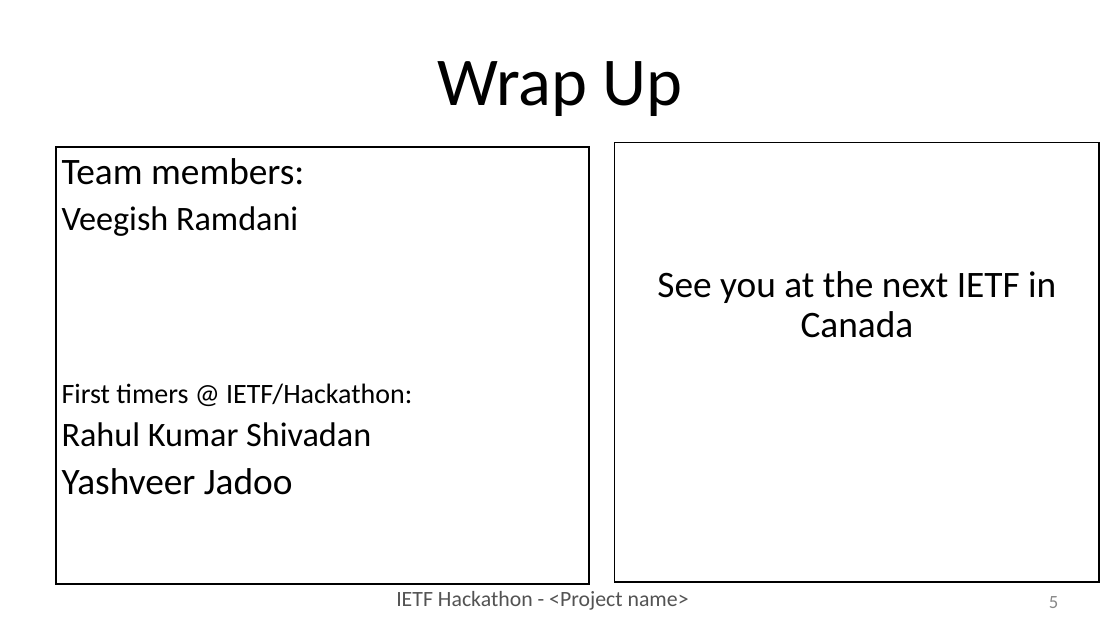
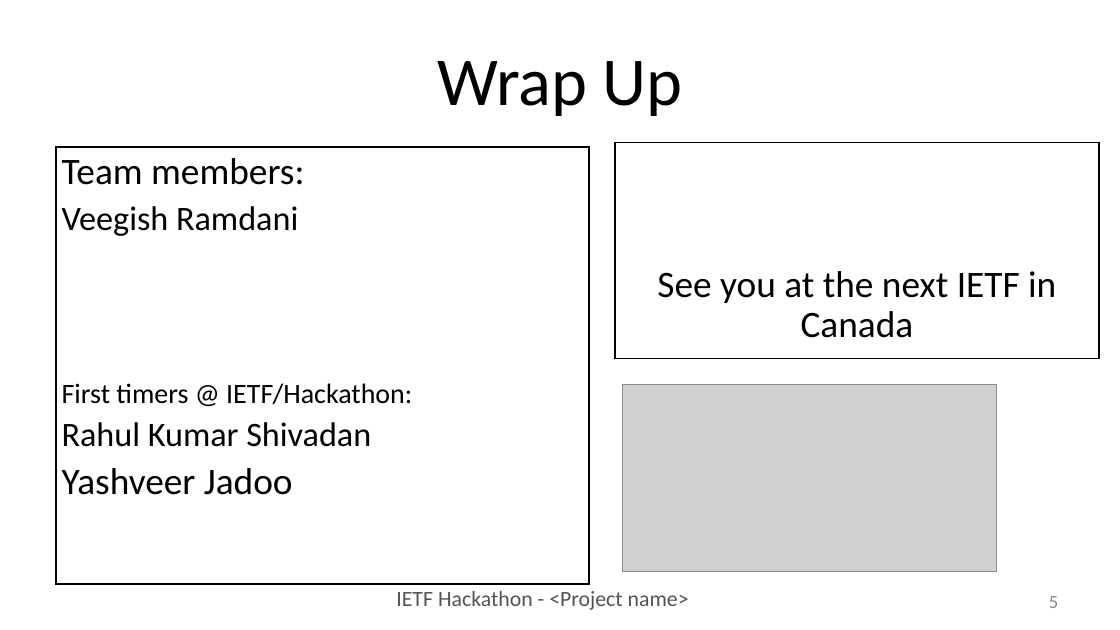
Before and after one commit to IETF-Hackathon/ietf104-project-presentations, a slide deck: slide 5 of dscp_le-hackathon104.pptx. Drawn at 1120x630 pixels with LibreOffice and Linux fonts; fonts in the diff are those of the drawing; grey boxes stand for pictures. Boxes give left, top, right and bottom in pixels: in the first picture for what was removed or moved away, otherwise in the second. Text is boxed around its words. In the diff, an @@ line names an element or a change of style, - is before the commit and + after.

Commit message:
Update slides for DSCP LE

```diff
--- a/dscp_le-hackathon104.pptx
+++ b/dscp_le-hackathon104.pptx
@@ rectangle "See you at the next ...": place and size @@
-rectangle "See you at the next ..." at (615, 142, 1100, 582)
+rectangle "See you at the next ..." at (615, 142, 1099, 358)
@@ picture added at (623, 384, 997, 571) @@
```
